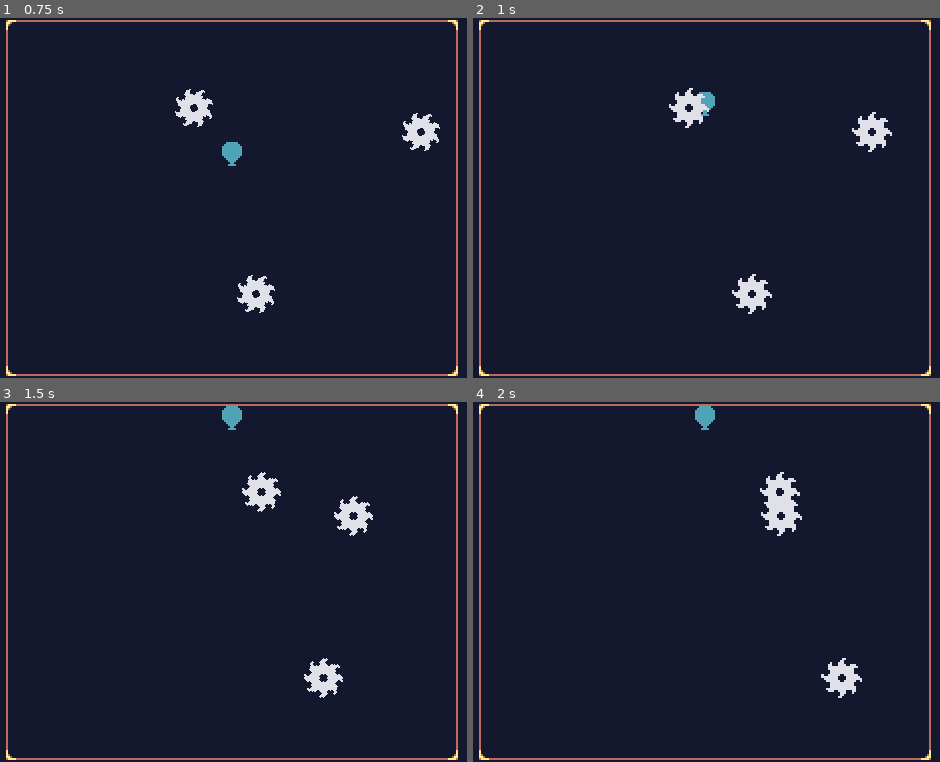
Above: before the commit, frames 1-4 (two rows, left to right).
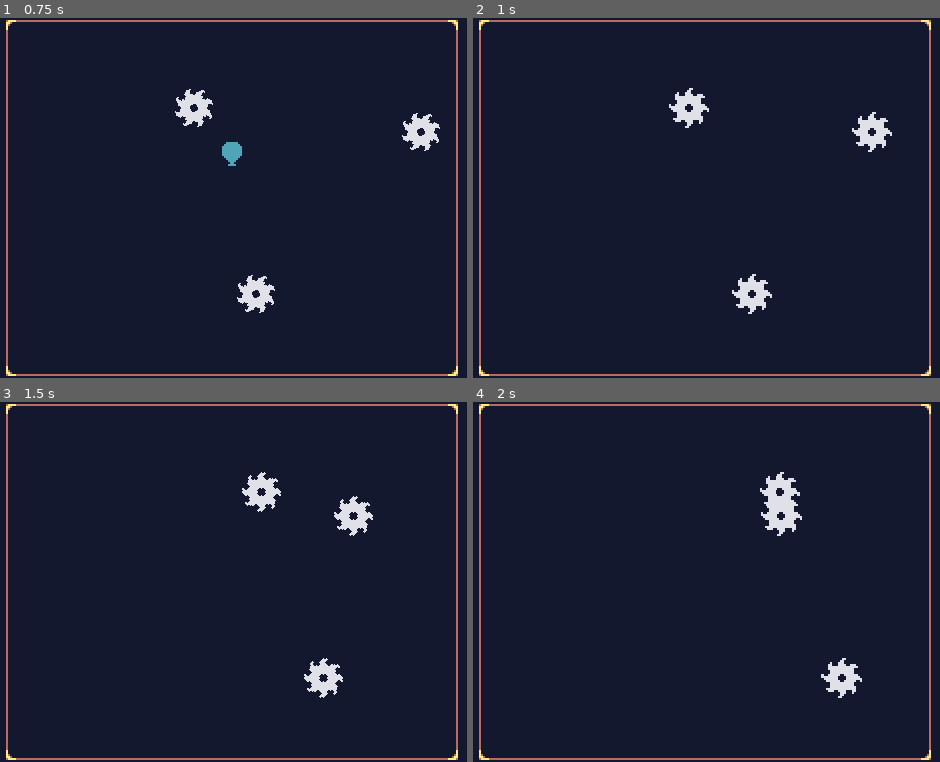
Above: after the commit, the same moments.

Repository: Superachi/Make-Your-First-Game-Mini-Course
Game: Godot game, scene res://world.tscn
Same seed, same stepped clock (60 frames per second), same inputs: the game is played once before the commit and once after it.
Inputs:
- Up to frame 1 (0.75 s): hold Up (ui_up) from 0.53 s (still down)
- Up to frame 2 (1 s): keep holding Up (ui_up)
- Up to frame 3 (1.5 s): keep holding Up (ui_up)
- Up to frame 4 (2 s): keep holding Up (ui_up)

Frame 1 is identical in both runs. In frame 2, 0.1% of the frame differs, in the area x 48-52%, y 20-28%; in frame 3, 0.2%, in the area x 47-52%, y 1-8%; in frame 4, 0.2%.

Commit message:
Add balloon hurtbox and make it so the balloon deletes itself on collision with sawblade

Diff:
--- a/balloon.gd
+++ b/balloon.gd
@@ -1,7 +1,15 @@
 extends CharacterBody2D
+@onready var hurtbox = $Hurtbox
+
+# _ready() is called when the game starts up (runs once)
+func _ready():
+	hurtbox.body_entered.connect(_on_hurtbox_body_entered)
 
 # _physics_process() gets called every single physics step
 func _physics_process(delta):
 	var input_vector = Input.get_vector("ui_left", "ui_right", "ui_up", "ui_down")
 	velocity = input_vector * 100
 	move_and_slide()
+
+func _on_hurtbox_body_entered(body):
+	queue_free()
--- a/balloon.tscn
+++ b/balloon.tscn
@@ -1,10 +1,14 @@
-[gd_scene load_steps=4 format=3 uid="uid://b5vlrgdvhcf77"]
+[gd_scene load_steps=5 format=3 uid="uid://b5vlrgdvhcf77"]
 
 [ext_resource type="Script" path="res://balloon.gd" id="1_2j6nc"]
 [ext_resource type="Texture2D" uid="uid://cuyuglp4l7len" path="res://assets/balloon.png" id="1_7axca"]
 
 [sub_resource type="RectangleShape2D" id="RectangleShape2D_5414o"]
 size = Vector2(10, 12)
+
+[sub_resource type="CapsuleShape2D" id="CapsuleShape2D_fec6t"]
+radius = 4.0
+height = 10.0
 
 [node name="Balloon" type="CharacterBody2D"]
 collision_layer = 0
@@ -17,3 +21,11 @@
 
 [node name="CollisionShape2D" type="CollisionShape2D" parent="."]
 shape = SubResource("RectangleShape2D_5414o")
+
+[node name="Hurtbox" type="Area2D" parent="."]
+collision_layer = 0
+collision_mask = 2
+
+[node name="CollisionShape2D" type="CollisionShape2D" parent="Hurtbox"]
+shape = SubResource("CapsuleShape2D_fec6t")
+debug_color = Color(0.968528, 0.0172298, 0.456379, 0.42)
--- a/project.godot
+++ b/project.godot
@@ -27,7 +27,7 @@
 [layer_names]
 
 2d_physics/layer_1="world"
-2d_physics/layer_2="balloon"
+2d_physics/layer_2="balloon_hurtbox"
 
 [rendering]
 
--- a/saw_blade.tscn
+++ b/saw_blade.tscn
@@ -46,7 +46,7 @@
 }
 
 [node name="SawBlade" type="RigidBody2D"]
-collision_layer = 0
+collision_layer = 2
 physics_material_override = SubResource("PhysicsMaterial_psag8")
 gravity_scale = 0.0
 lock_rotation = true
